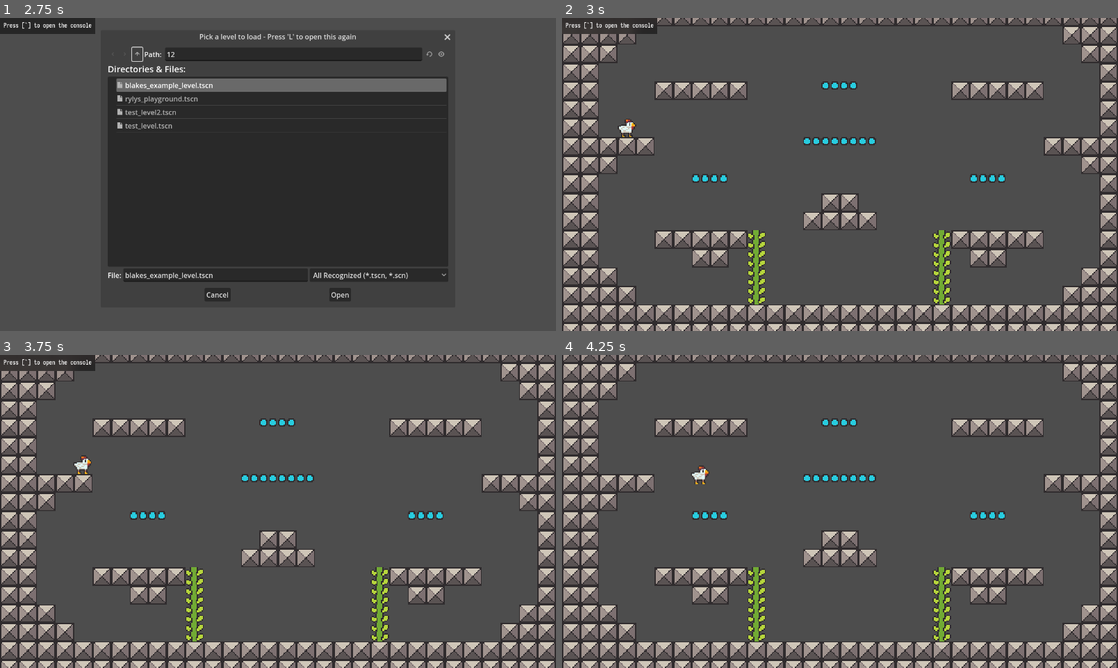
Above: before the commit, frames 1-4 (two rows, left to right).
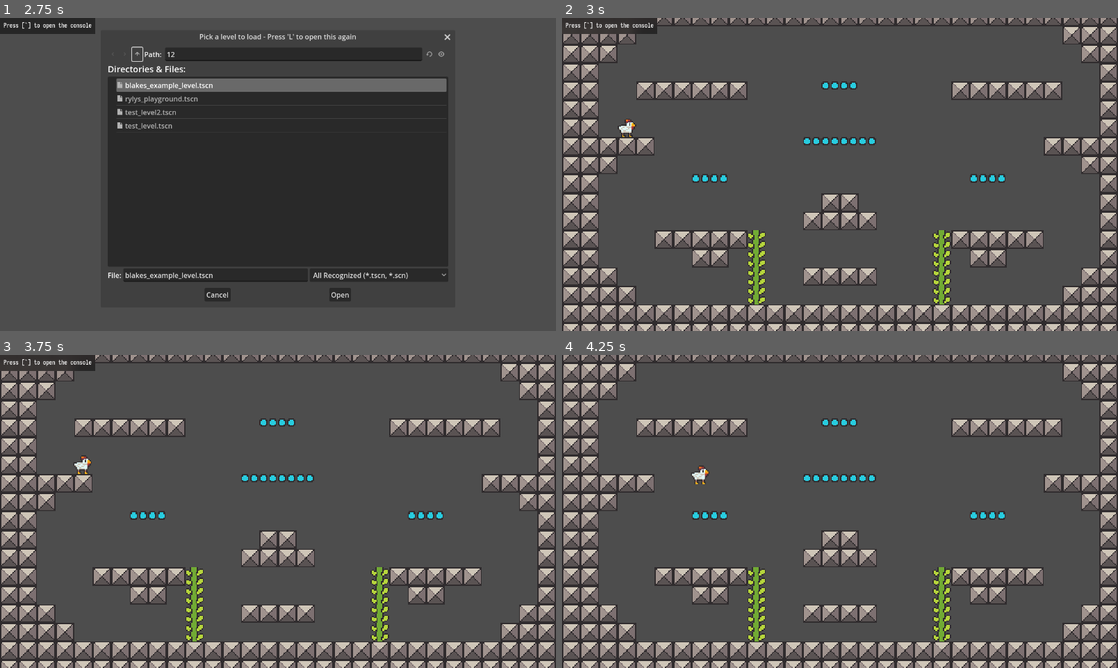
Above: after the commit, the same moments.

Repository: CiberTurtle/GamificationGame
Game: Godot game, scene res://main.tscn
Two runs of this game, one before a commit and one after it. Both use one fixed random seed, a clock stepped at 60 frames per second and the inputs below.
Inputs (mouse positions are in pixels of both pictures, inside the frame that each line leads up to):
- Up to frame 1 (2.75 s): click (294, 55) at 0.52 s; type "12" at 0.6 s; click (139, 55) at 1.25 s; click (139, 55) at 2 s
- Up to frame 2 (3 s): click "Open" at 2.75 s
- Up to frame 3 (3.75 s): tap Enter at 3.5 s; move the mouse to (400, 495) at 3.52 s; hold Right (right) from 3.53 s (still down); tap X (action) at 3.6 s; click (400, 495) at 3.67 s
- Up to frame 4 (4.25 s): keep holding Right (right); tap Z (jump) at 3.77 s

Frame 1 is identical in both runs. In frame 2, 1.0% of the frame differs, in the area x 13-90%, y 20-86%; in frame 3, 1.0%; in frame 4, 1.0%.

Commit message:
Boomerang fixed, example level made worse

Diff:
--- a/items/boomerang.tscn
+++ b/items/boomerang.tscn
@@ -27,6 +27,8 @@
 max_hits = 3
 
 [node name="Hitbox" type="Area2D" parent="." index="0"]
+collision_layer = 0
+collision_mask = 96
 script = ExtResource("3_mcfx6")
 damage = 30
 
--- a/levels/blakes_example_level.tscn
+++ b/levels/blakes_example_level.tscn
@@ -10,7 +10,7 @@
 [node name="TileMap" type="TileMap" parent="."]
 tile_set = ExtResource("1_a33i3")
 format = 2
-layer_0/tile_data = PackedInt32Array(589816, 0, 0, 589817, 0 …(3620 unchanged characters)… , 65536, 0, -262150, 0, 0, -327674, 0, 0)
+layer_0/tile_data = PackedInt32Array(589816, 0, 0, 589817, 0 …(3620 unchanged characters)… , 65536, 0, -262150, 0, 0, -327674, 0, 0, -262155, 0, 0, -327669, 0, 0, 393215, 0, 0, 327680, 0, 0, 393214, 0, 0, 327681, 0, 0)
 
 [node name="PlayerSpawns" type="Node2D" parent="."]
 
